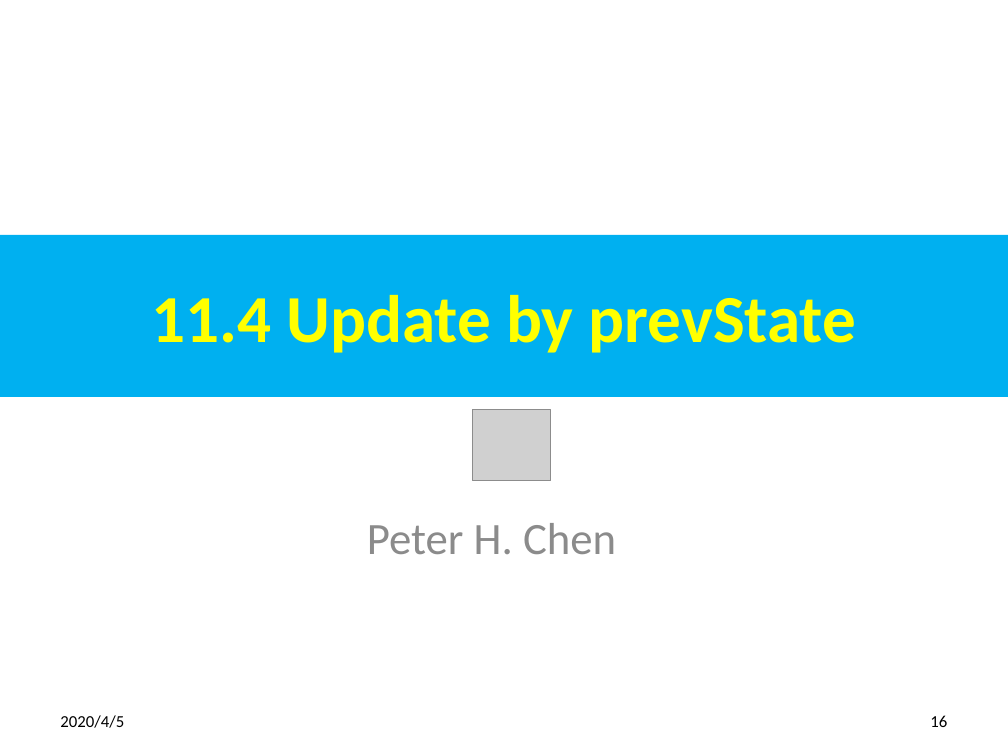
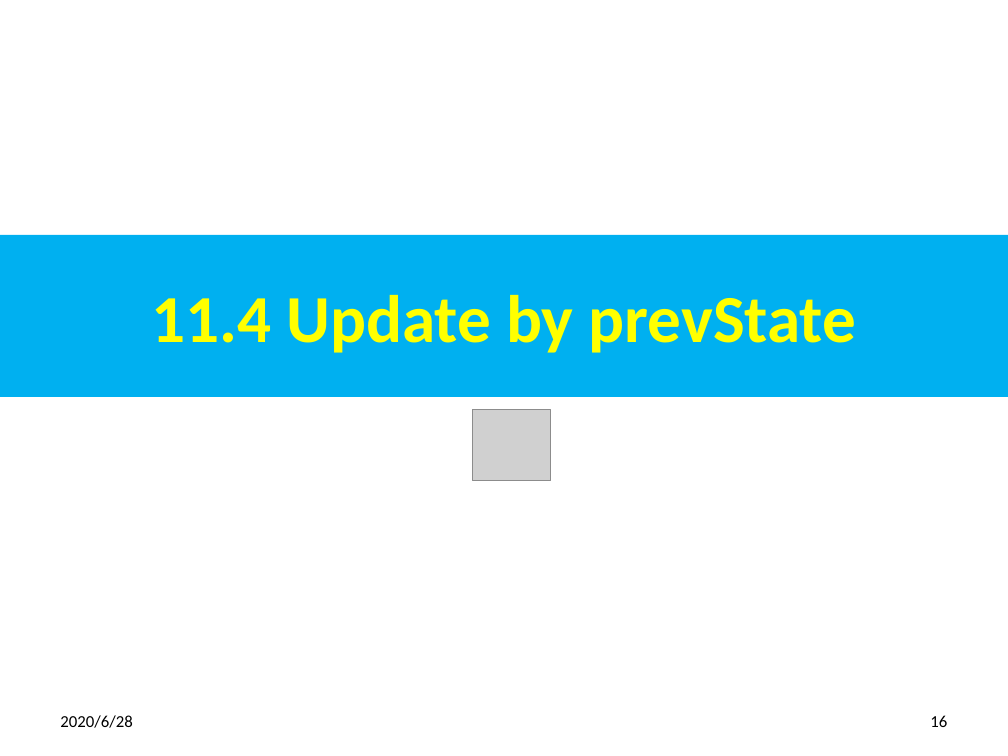
Before and after one commit to peterhchen/800-React-Hook, a slide deck: slide 16 of 11_SetState.pptx. Drawn at 1008x756 pixels with LibreOffice and Linux fonts; fonts in the diff are those of the drawing; grey boxes stand for pictures. Boxes give left, top, right and bottom in pixels: in the first picture for what was removed or moved away, otherwise in the second. Text is boxed around its words. In the diff, an @@ line names an element or a change of style, - is before the commit and + after.

```diff
--- a/11_SetState.pptx
+++ b/11_SetState.pptx
@@ subtitle removed at (367,523,616,554) @@
-Peter H. Chen
@@ text at (60,715,132,728): text changed @@
-2020/4/5
+2020/6/28
```
Also in this commit, not shown: 19 other slides changed, 8 slides added.
